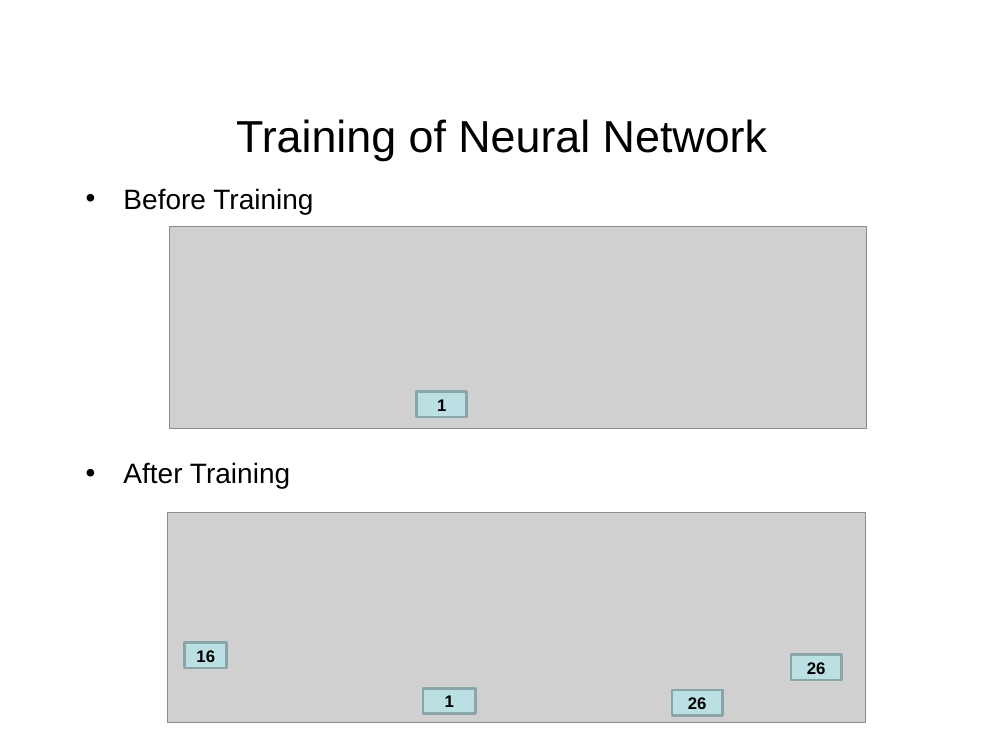
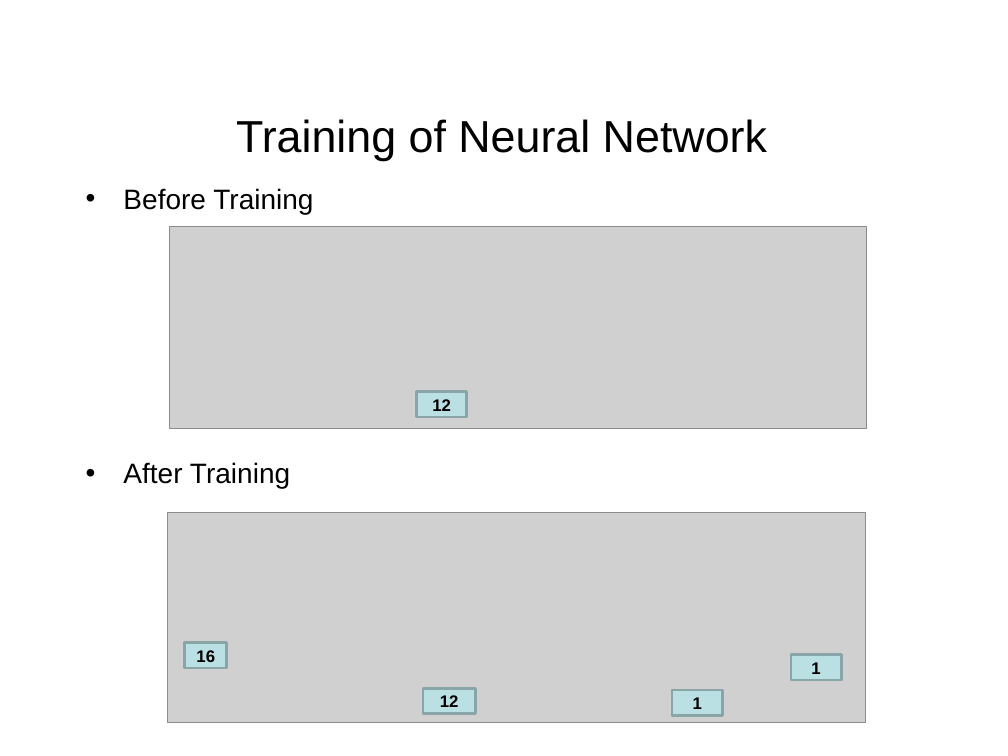
Before and after one commit to SouravChakraborty/CharacterRecognition_ANN, a slide deck: slide 10 of CHARACTER RECOGNITION USING NEURAL NETWORKS.pptx. Drawn at 1008x756 pixels with LibreOffice and Linux fonts; fonts in the diff are those of the drawing; grey boxes stand for pictures; background and template pictures are left out. Boxes give left, top, right and bottom in pixels: in the first picture for what was removed or moved away, otherwise in the second. Text is boxed around its words. In the diff, an @@ line names an element or a change of style, - is before the commit and + after.

```diff
--- a/CHARACTER RECOGNITION USING NEURAL NETWORKS.pptx
+++ b/CHARACTER RECOGNITION USING NEURAL NETWORKS.pptx
@@ text in rectangle at box(432, 399, 451, 411): text changed @@
-1
+12
@@ text in rectangle at box(811, 662, 820, 674): text changed @@
-26
+1
@@ text in rectangle at box(440, 695, 459, 707): text changed @@
-1
+12
@@ text in rectangle at box(693, 697, 702, 709): text changed @@
-26
+1
```
Also in this commit, not shown: 3 other slides changed.
